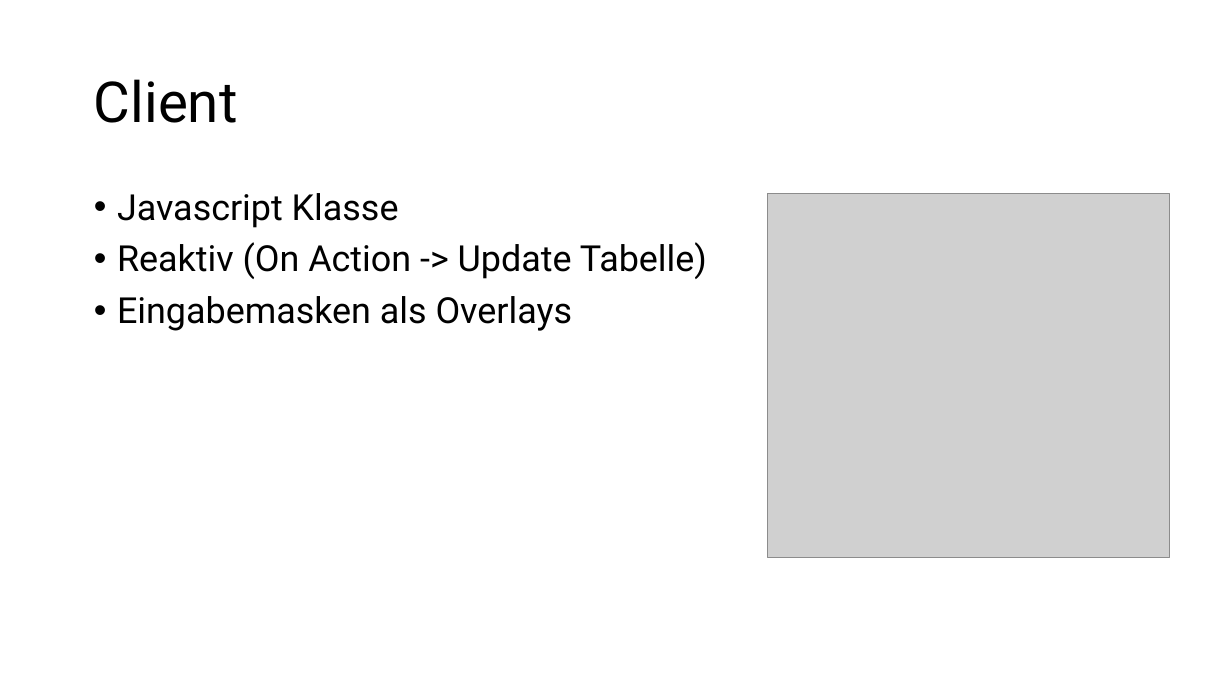
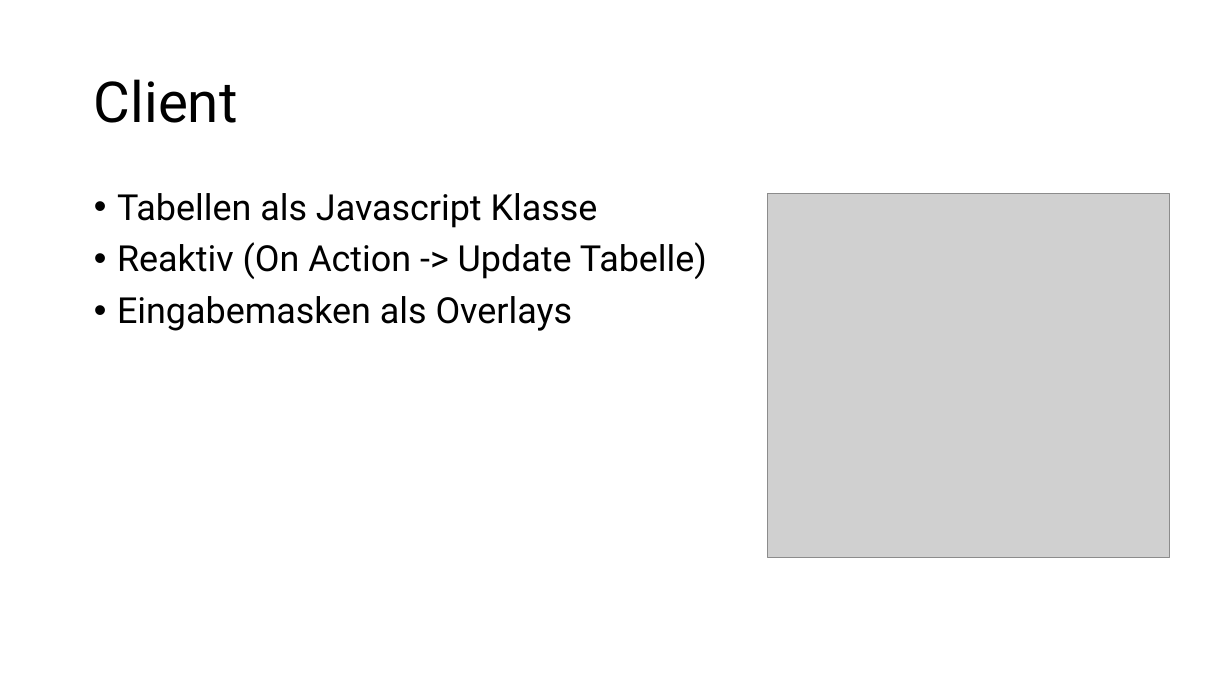
Before and after one commit to tasoftch/WLW-Teilelager, a slide deck: slide 4 of Kleinteile Regal präsentation.pptx. Drawn at 1232x693 pixels with LibreOffice and Linux fonts; fonts in the diff are those of the drawing; grey boxes stand for pictures; background and template pictures are left out. Boxes give left, top, right and bottom in pixels: in the first picture for what was removed or moved away, otherwise in the second. Text is boxed around its words. In the diff, an @@ line names an element or a change of style, - is before the commit and + after.

```diff
--- a/Kleinteile Regal präsentation.pptx
+++ b/Kleinteile Regal präsentation.pptx
@@ text at bbox=[117, 193, 598, 228]: text changed @@
-• Javascript Klasse
+• Tabellen als Javascript Klasse
```
Also in this commit, not shown: 1 other slide changed, 1 slide removed.
